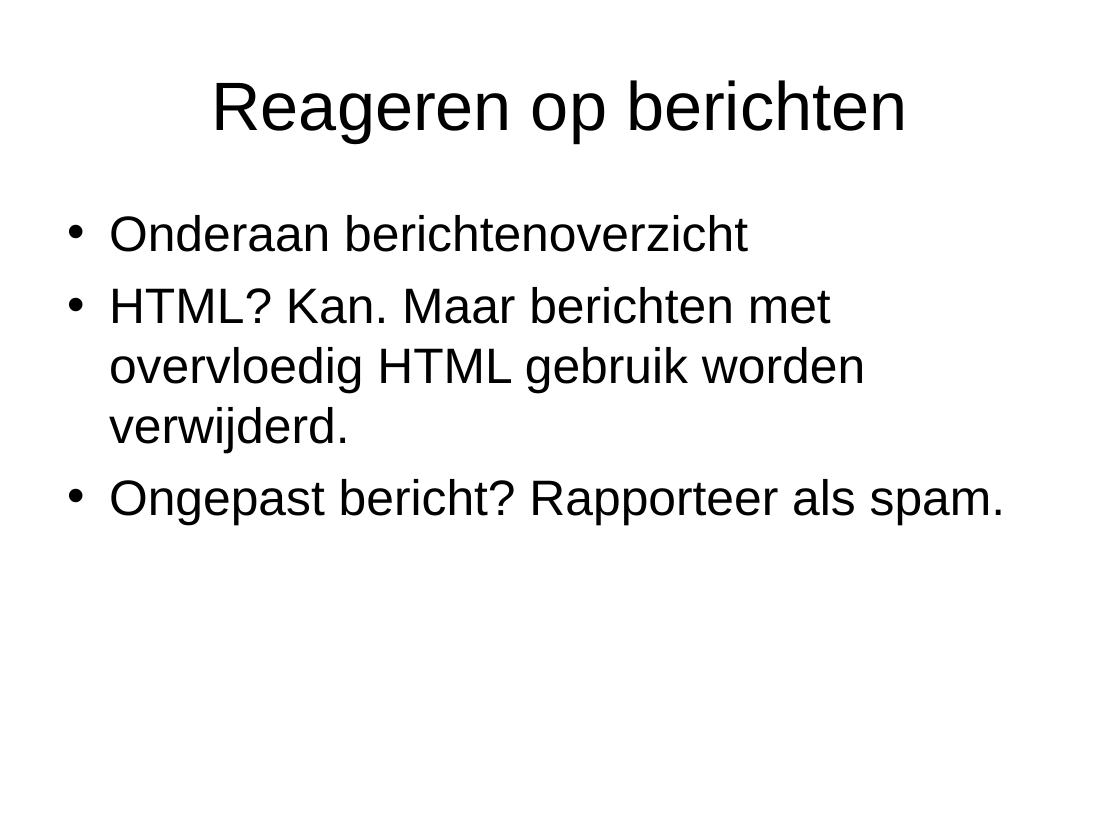
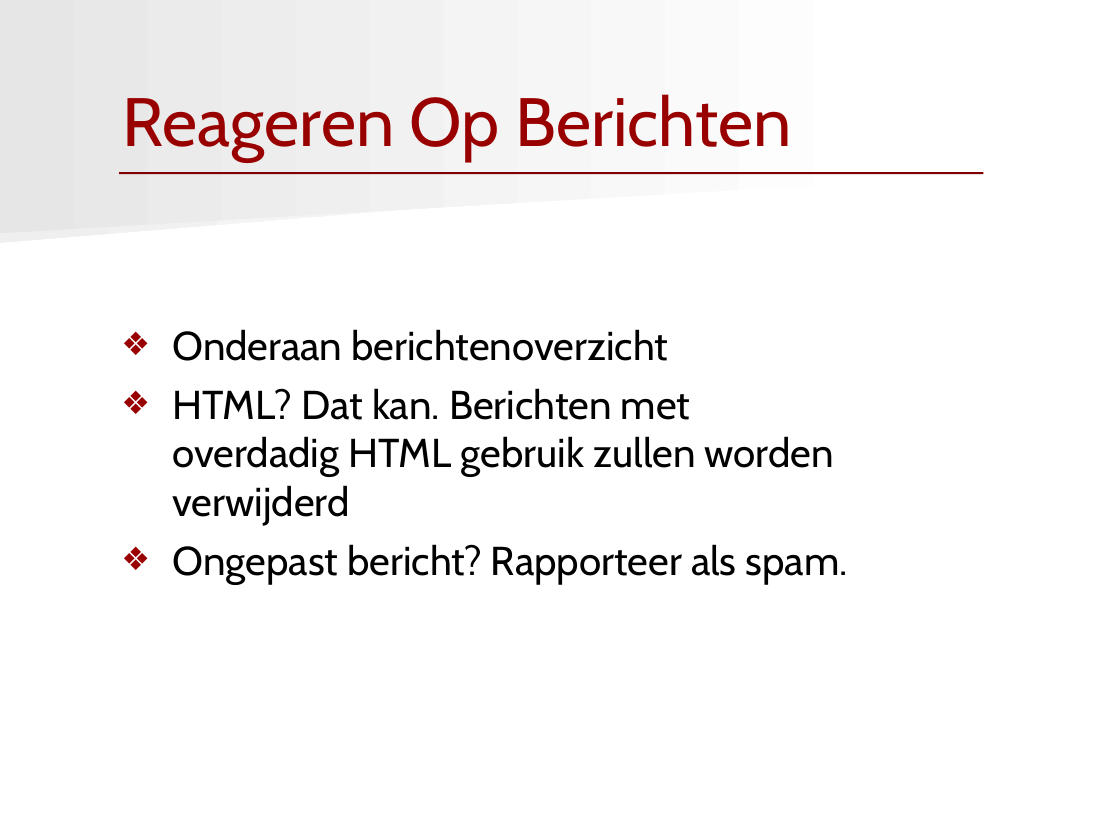
Before and after one commit to jroeting/RodaSupportForum, a slide deck: slide 9 of documents/RodaPresentatie.ppt. Drawn at 1120x840 pixels with LibreOffice and Linux fonts; fonts in the diff are those of the drawing. Boxes give left, top, right and bottom in pixels: in the first picture for what was removed or moved away, otherwise in the second. Text is boxed around its words. In the diff, an @@ line names an element or a change of style, - is before the commit and + after.

```diff
--- a/documents/RodaPresentatie.ppt
+++ b/documents/RodaPresentatie.ppt
@@ freeform shape added at bbox=[0, 0, 887, 233], fill gradient #FFFFFF to #E6E6E6 @@
@@ freeform shape added at bbox=[0, 113, 872, 242], fill gradient #FFFFFF to #EFEFEF @@
@@ title at bbox=[123, 94, 791, 162]: text changed; font Arial to Cabin; text colour #000000 to #990000 @@
-Reageren op berichten
+Reageren Op Berichten
@@ line added from (119, 174) to (983, 174), #800000 1.25 pt @@
@@ text "Onderaan berichtenoverzicht": place and size @@
-text "Onderaan berichtenoverzicht" at bbox=[109, 215, 1006, 525]
+text "Onderaan berichtenoverzicht" at bbox=[172, 329, 848, 585]
@@ text at bbox=[172, 329, 848, 585]: size 32 to 25.9 pt, font Arial to Cabin in "Onderaan berichtenoverzicht", "Ongepast bericht? Rapporteer als spam."; bullet • to ❖; less space between paragraphs; bullet colour #000000 to #990000 @@
@@ text at bbox=[172, 388, 834, 525]: text changed; size 32 to 25.9 pt; font Arial to Cabin @@
-• HTML? Kan. Maar berichten met overvloedig HTML gebruik worden verwijderd.
+❖ HTML? Dat kan. Berichten met
+  overdadig HTML gebruik zullen worden
+  verwijderd
```
Also in this commit, not shown: 14 other slides changed, 1 other file.
